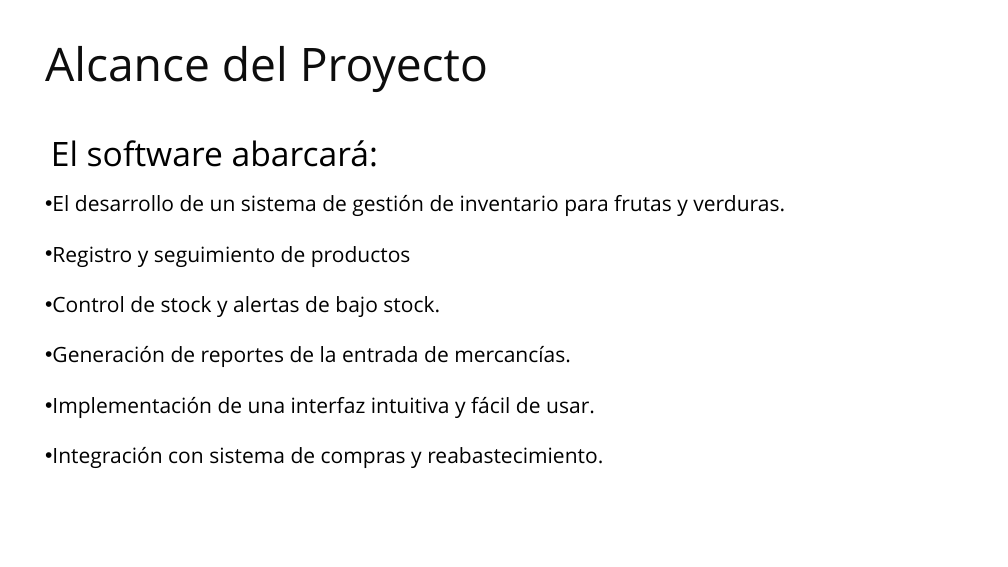
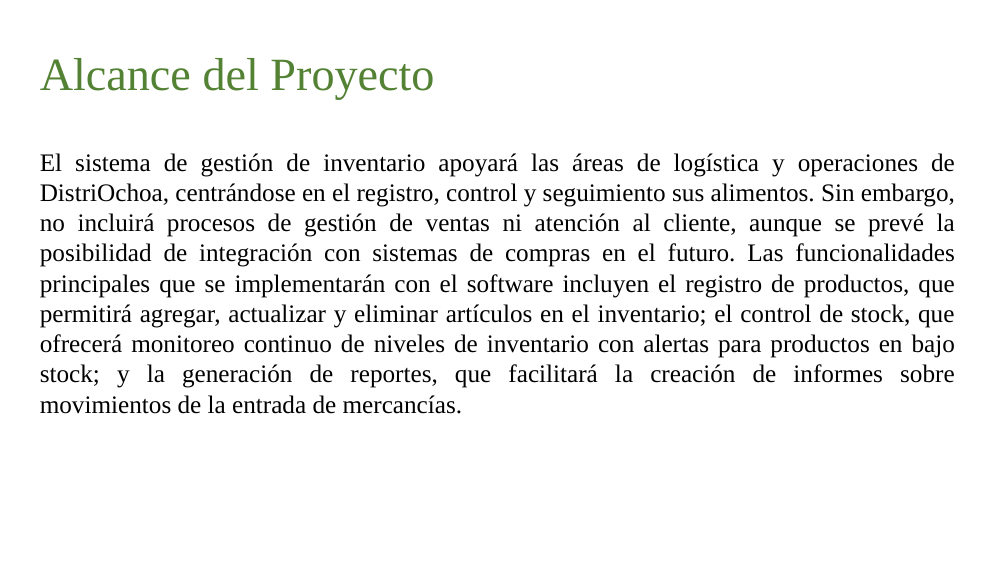
Before and after one commit to InventarioDistriOchoa/ProyectoFinal, a slide deck: slide 6 of Trimestre 1/Proyecto Presentación SENA.pptx. Drawn at 1008x567 pixels with LibreOffice and Linux fonts; fonts in the diff are those of the drawing; background and template pictures are left out. Boxes give left, top, right and bottom in pixels: in the first picture for what was removed or moved away, otherwise in the second. Text is boxed around its words. In the diff, an @@ line names an element or a change of style, - is before the commit and + after.

```diff
--- a/Trimestre 1/Proyecto Presentación SENA.pptx
+++ b/Trimestre 1/Proyecto Presentación SENA.pptx
@@ text "Alcance del Proyecto": place and size @@
-text "Alcance del Proyecto" at [45, 46, 488, 92]
+text "Alcance del Proyecto" at [40, 58, 434, 99]
@@ text "Alcance del Proyecto" at [40, 58, 434, 99]: font Open Sans to Times New Roman, text colour #0D0D0D to #548235 @@
@@ text removed at [51, 140, 378, 167] @@
-El software abarcará:
@@ text at [40, 153, 955, 414]: text changed; size 20 to 24 pt; font Open Sans to Times New Roman @@
-• El desarrollo de un sistema de gestión de inventario para frutas y verduras.
-• Registro y seguimiento de productos
-• Control de stock y alertas de bajo stock.
-• Generación de reportes de la entrada de mercancías.
-• Implementación de una interfaz intuitiva y fácil de usar.
-• Integración con sistema de compras y reabastecimiento.
+El sistema de gestión de inventario apoyará las áreas de logística y operaciones de DistriOchoa, centrándose en el registro, control y seguimiento sus alimentos. Sin embargo, no incluirá procesos de gestión de ventas ni atención al cliente, aunque se prevé la posibilidad de integración con sistemas de compras en el futuro. Las funcionalidades principales que se implementarán con el software incluyen el registro de productos, que permitirá agregar, actualizar y eliminar artículos en el inventario; el control de stock, que ofrecerá monitoreo continuo de niveles de inventario con alertas para productos en bajo stock; y la generación de reportes, que facilitará la creación de informes sobre movimientos de la entrada de mercancías.
```
Also in this commit, not shown: 4 other slides changed, 2 slides added, 3 slides removed, 3 other files.
